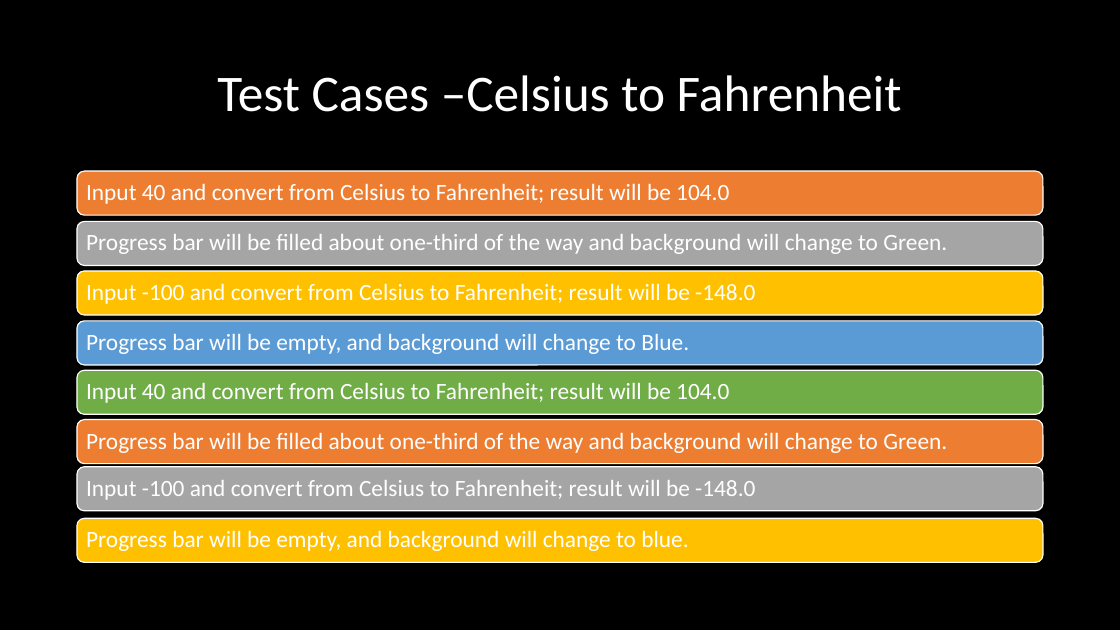
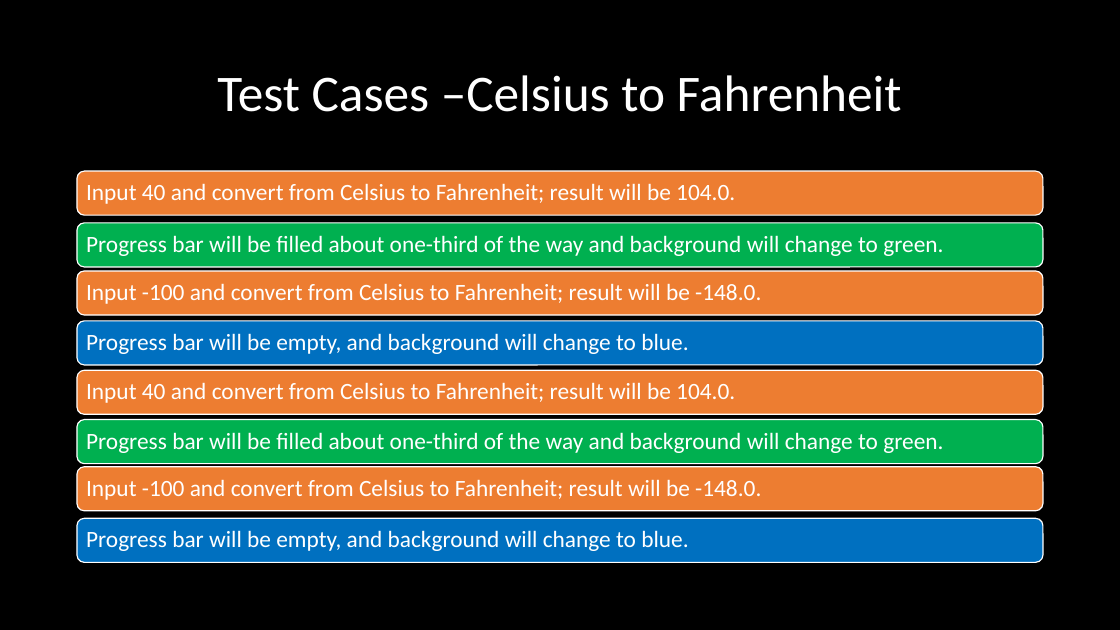
Before and after one commit to acn1008/ProjectComp730, a slide deck: slide 6 of Final Project.pptx. Drawn at 1120x630 pixels with LibreOffice and Linux fonts; fonts in the diff are those of the drawing; background and template pictures are left out. Boxes give left, top, right and bottom in pixels: in the first picture for what was removed or moved away, otherwise in the second. Text is boxed around its words. In the diff, an @@ line names an element or a change of style, - is before the commit and + after.

Commit message:
Add files via upload
Changing background in test case slides to reflect results of tests

```diff
--- a/Final Project.pptx
+++ b/Final Project.pptx
@@ text at box(86, 183, 735, 204): text changed @@
-Input 40 and convert from Celsius to Fahrenheit; result will be 104.0
+Input 40 and convert from Celsius to Fahrenheit; result will be 104.0.
@@ rounded rectangle at box(77, 223, 1044, 266): fill #A5A5A5 to #00B050 @@
@@ text at box(86, 235, 943, 256): text changed @@
-Progress bar will be filled about one-third of the way and background will change to Green.
+Progress bar will be filled about one-third of the way and background will change to green.
@@ rounded rectangle at box(77, 271, 1044, 315): fill #FFC000 to #ED7D31 @@
@@ text at box(86, 283, 761, 304): text changed @@
-Input -100 and convert from Celsius to Fahrenheit; result will be -148.0
+Input -100 and convert from Celsius to Fahrenheit; result will be -148.0.
@@ rounded rectangle at box(77, 321, 1044, 365): fill #5B9BD5 to #0070C0 @@
@@ text at box(86, 333, 688, 354): text changed @@
-Progress bar will be empty, and background will change to Blue.
+Progress bar will be empty, and background will change to blue.
@@ rounded rectangle at box(77, 371, 1044, 414): fill #70AD47 to #ED7D31 @@
@@ text at box(86, 382, 735, 403): text changed @@
-Input 40 and convert from Celsius to Fahrenheit; result will be 104.0
+Input 40 and convert from Celsius to Fahrenheit; result will be 104.0.
@@ rounded rectangle at box(77, 419, 1044, 463): fill #A5A5A5 to #00B050 @@
@@ rounded rectangle: place and size @@
-rounded rectangle at box(77, 467, 1044, 511)
+rounded rectangle at box(77, 419, 1044, 463)
@@ text at box(86, 432, 943, 453): text changed @@
-Progress bar will be filled about one-third of the way and background will change to Green.
+Progress bar will be filled about one-third of the way and background will change to green.
@@ rounded rectangle: place and size @@
-rounded rectangle at box(77, 419, 1044, 463)
+rounded rectangle at box(77, 467, 1044, 511)
@@ text at box(86, 479, 761, 500): text changed @@
-Input -100 and convert from Celsius to Fahrenheit; result will be -148.0
+Input -100 and convert from Celsius to Fahrenheit; result will be -148.0.
@@ rounded rectangle at box(77, 518, 1044, 562): fill #FFC000 to #0070C0 @@
```
Also in this commit, not shown: 5 other slides changed.
